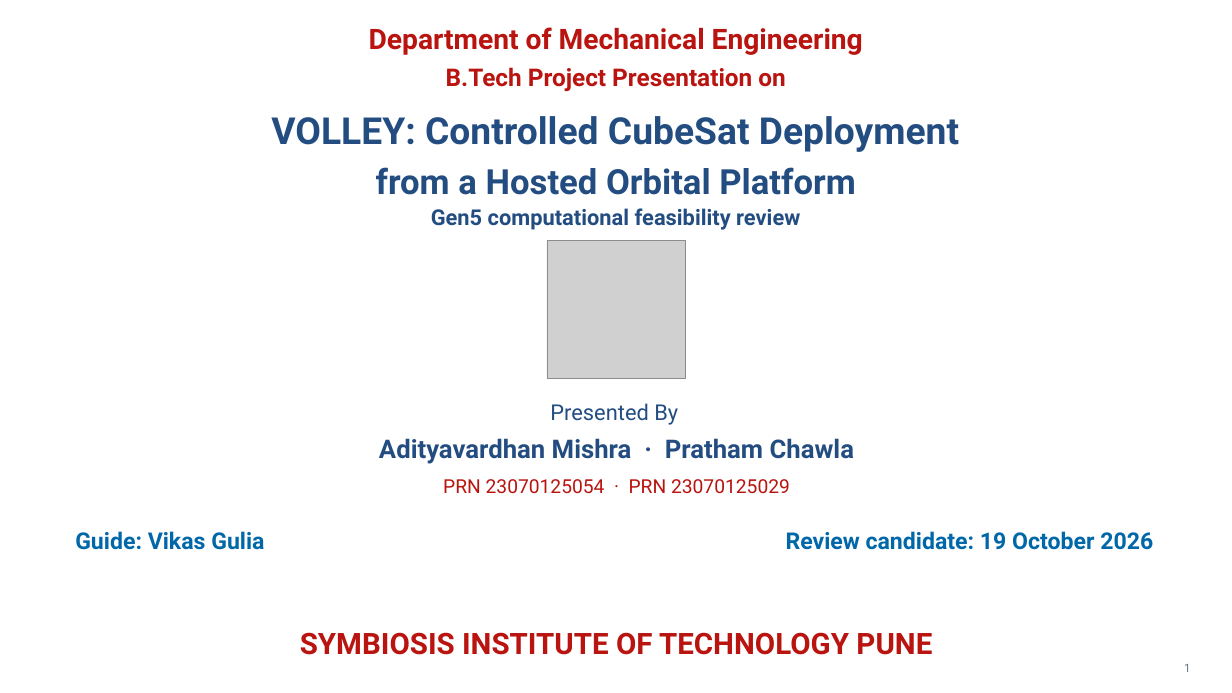
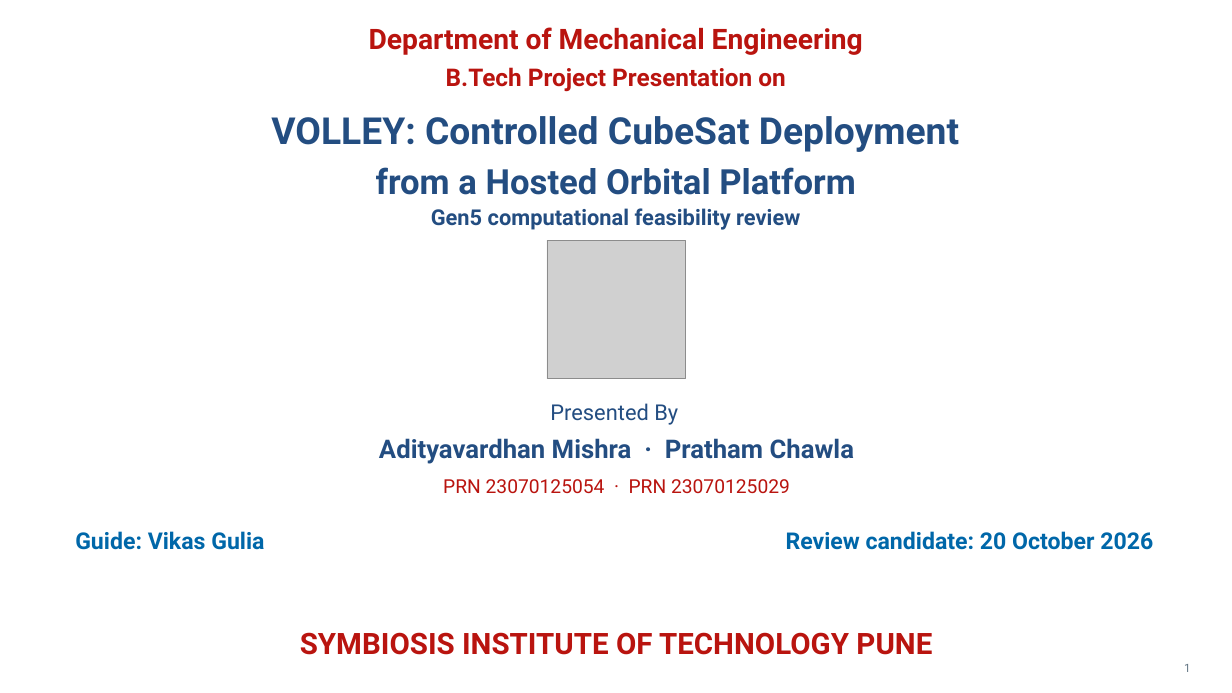
Before and after one commit to aaaaaaaaaaaavm/VOLLEY-thesis, a slide deck: slide 1 of university/final_review_2026_10_10/VOLLEY_Final_Review_2026-10-10.pptx. Drawn at 1232x693 pixels with LibreOffice and Linux fonts; fonts in the diff are those of the drawing; grey boxes stand for pictures. Boxes give left, top, right and bottom in pixels: in the first picture for what was removed or moved away, otherwise in the second. Text is boxed around its words. In the diff, an @@ line names an element or a change of style, - is before the commit and + after.

```diff
--- a/university/final_review_2026_10_10/VOLLEY_Final_Review_2026-10-10.pptx
+++ b/university/final_review_2026_10_10/VOLLEY_Final_Review_2026-10-10.pptx
@@ text at [786, 531, 1153, 550]: text changed @@
-Review candidate: 19 October 2026
+Review candidate: 20 October 2026
```
Also in this commit, not shown: 3 other slides changed, 1 slide added, 17 other files.
